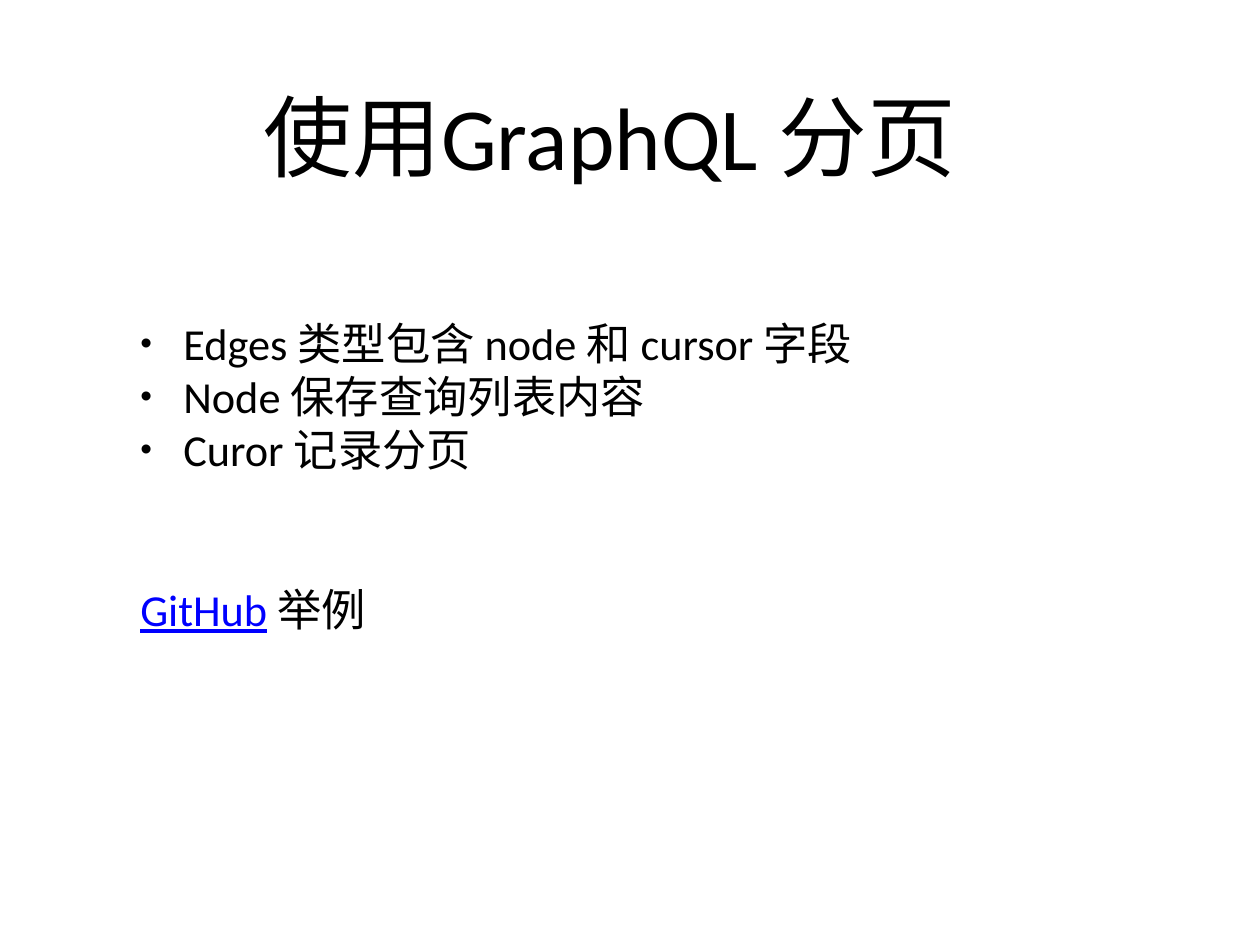
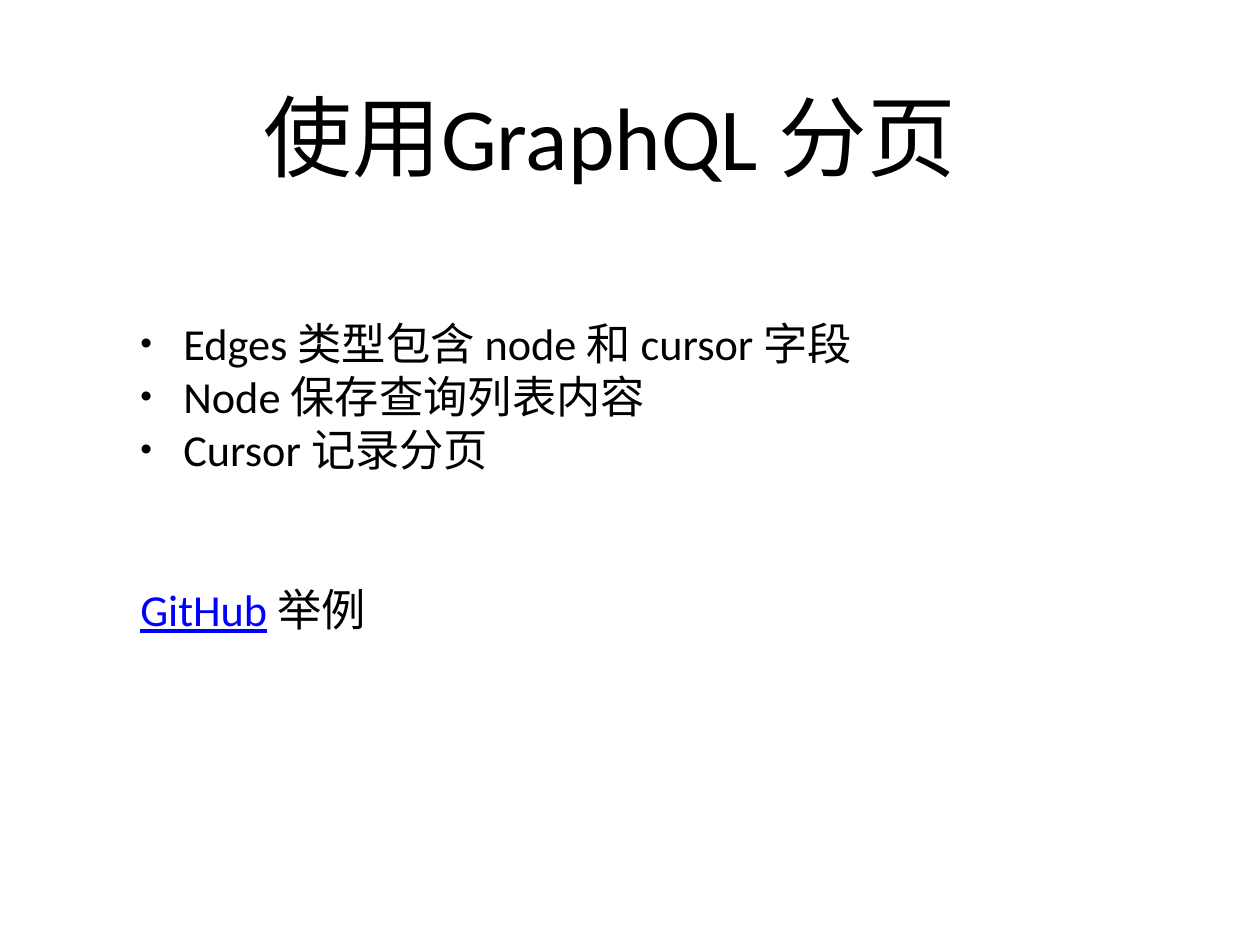
Before and after one commit to mafeifan/learn-graphql, a slide deck: slide 9 of 分享 - GraphQL.pptx. Drawn at 1260x945 pixels with LibreOffice and Linux fonts; fonts in the diff are those of the drawing. Boxes give left, top, right and bottom in pixels: in the first picture for what was removed or moved away, otherwise in the second. Text is boxed around its words. In the diff, an @@ line names an element or a change of style, - is before the commit and + after.

Commit message:
加入分页章节例子

```diff
--- a/分享 - GraphQL.pptx
+++ b/分享 - GraphQL.pptx
@@ text at [183,429,488,470]: text changed @@
-  • Curor 记录分页
+  • Cursor 记录分页
```
Also in this commit, not shown: 2 other files.
